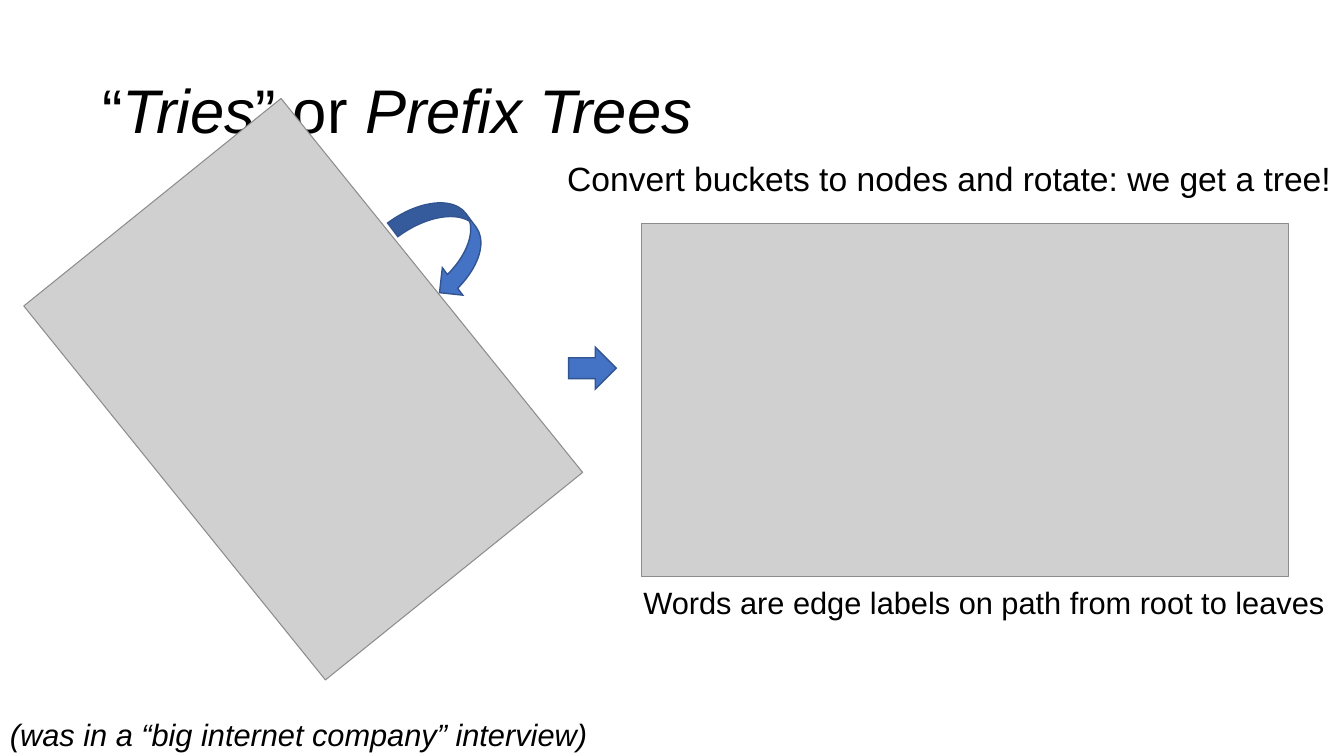
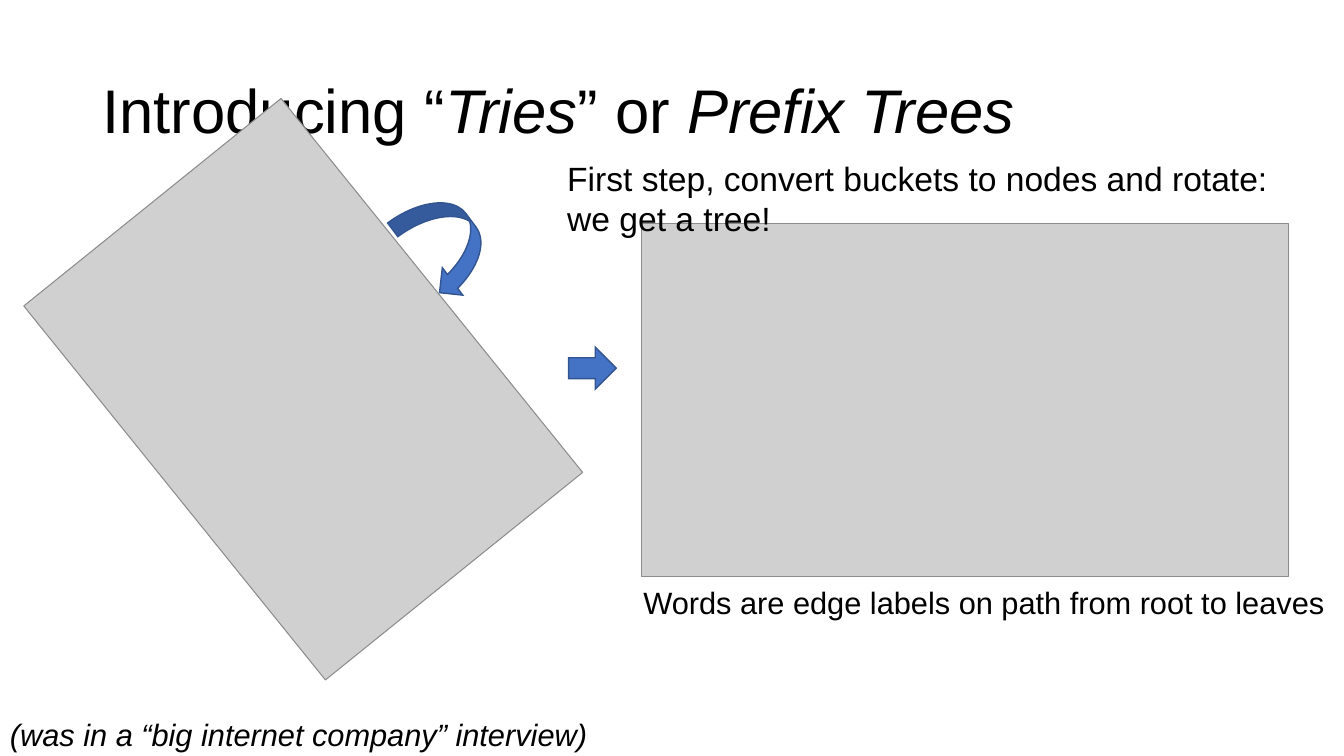
Before and after one commit to parrt/msds689, a slide deck: slide 11 of notes/searching.pptx. Drawn at 1344x756 pixels with LibreOffice and Linux fonts; fonts in the diff are those of the drawing; grey boxes stand for pictures; background and template pictures are left out. Boxes give left, top, right and bottom in pixels: in the first picture for what was removed or moved away, otherwise in the second. Text is boxed around its words. In the diff, an @@ line names an element or a change of style, - is before the commit and + after.

```diff
--- a/notes/searching.pptx
+++ b/notes/searching.pptx
@@ title at (102, 88, 1015, 145): text changed @@
-“Tries” or Prefix Trees
+Introducing “Tries” or Prefix Trees
@@ text at (567, 166, 1267, 238): text changed @@
-Convert buckets to nodes and rotate: we get a tree!
+First step, convert buckets to nodes and rotate:
+we get a tree!
```
Also in this commit, not shown: 14 other slides changed, 3 other files.
